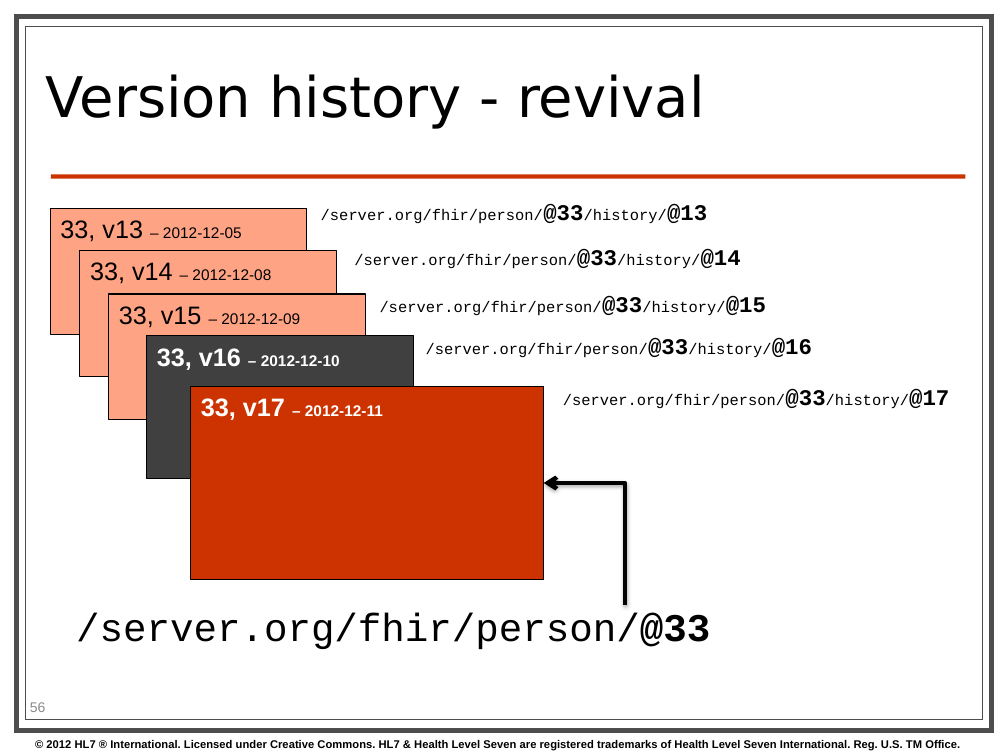
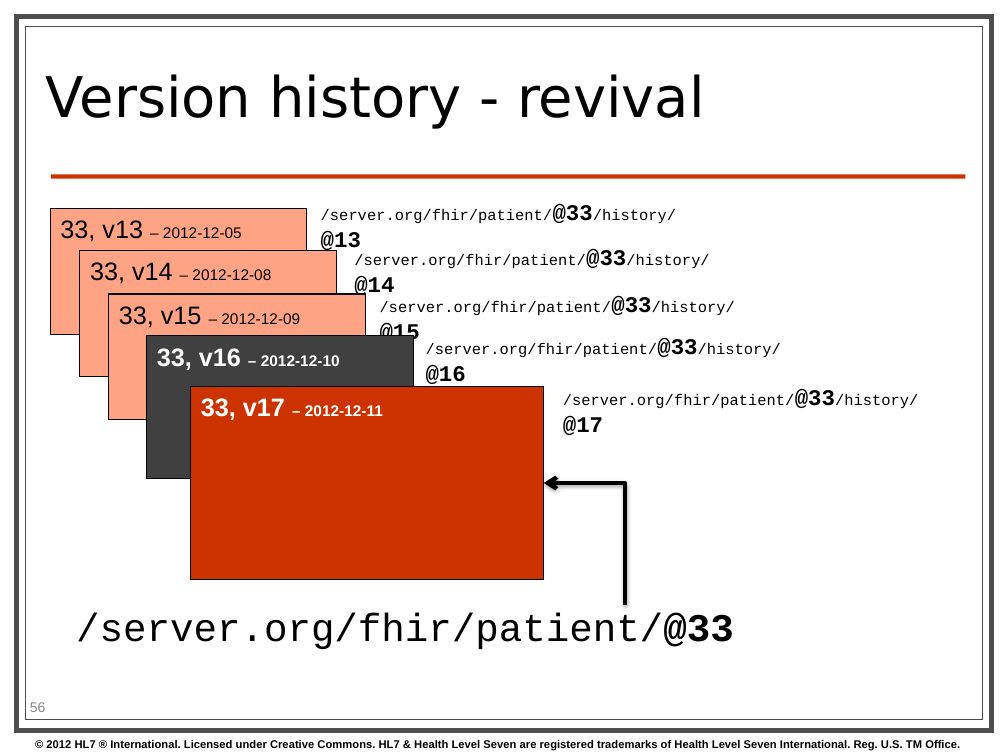
Before and after one commit to vista-novo/fhir, a slide deck: slide 56 of presentations/2013-05 Tutorials/201305 - Atlanta - FhirForDevelopersWGMTutorial.pptx. Drawn at 1008x756 pixels with LibreOffice and Linux fonts; fonts in the diff are those of the drawing; background and template pictures are left out. Boxes give left, top, right and bottom in pixels: in the first picture for what was removed or moved away, otherwise in the second. Text is boxed around its words. In the diff, an @@ line names an element or a change of style, - is before the commit and + after.

```diff
--- a/presentations/2013-05 Tutorials/201305 - Atlanta - FhirForDevelopersWGMTutorial.pptx
+++ b/presentations/2013-05 Tutorials/201305 - Atlanta - FhirForDevelopersWGMTutorial.pptx
@@ text at (321, 204, 676, 254): text changed @@
-/server.org/fhir/person/@33/history/@13
+/server.org/fhir/patient/@33/history/@13
@@ text at (354, 249, 709, 299): text changed @@
-/server.org/fhir/person/@33/history/@14
+/server.org/fhir/patient/@33/history/@14
@@ text at (380, 296, 735, 346): text changed @@
-/server.org/fhir/person/@33/history/@15
+/server.org/fhir/patient/@33/history/@15
@@ text at (426, 338, 781, 388): text changed @@
-/server.org/fhir/person/@33/history/@16
+/server.org/fhir/patient/@33/history/@16
@@ text at (563, 389, 918, 435): text changed @@
-/server.org/fhir/person/@33/history/@17
+/server.org/fhir/patient/@33/history/@17
@@ text at (76, 613, 734, 649): text changed @@
-/server.org/fhir/person/@33
+/server.org/fhir/patient/@33
```
Also in this commit, not shown: 35 other slides changed, 10 slides added, 14 slides removed.
